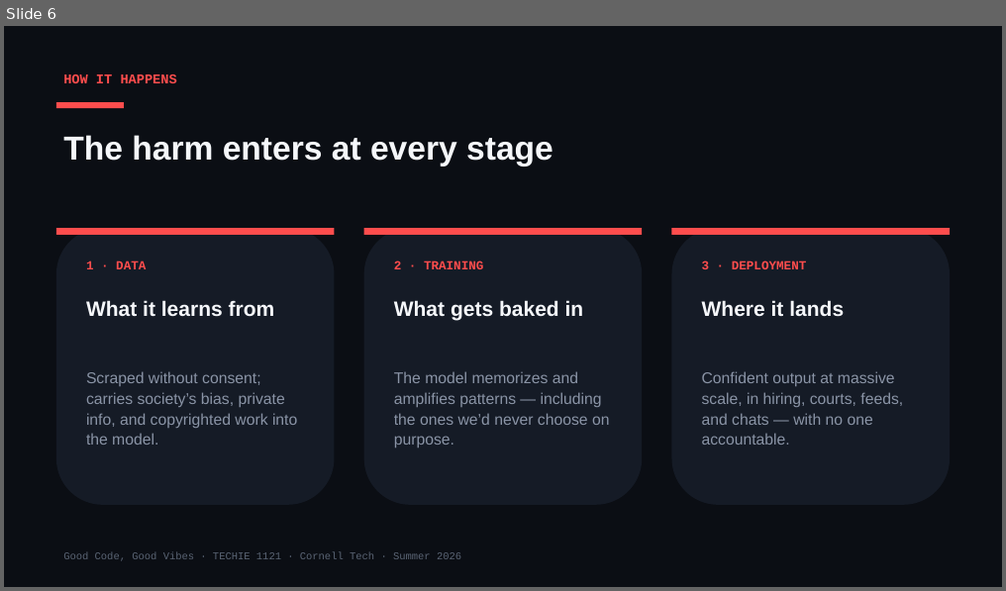
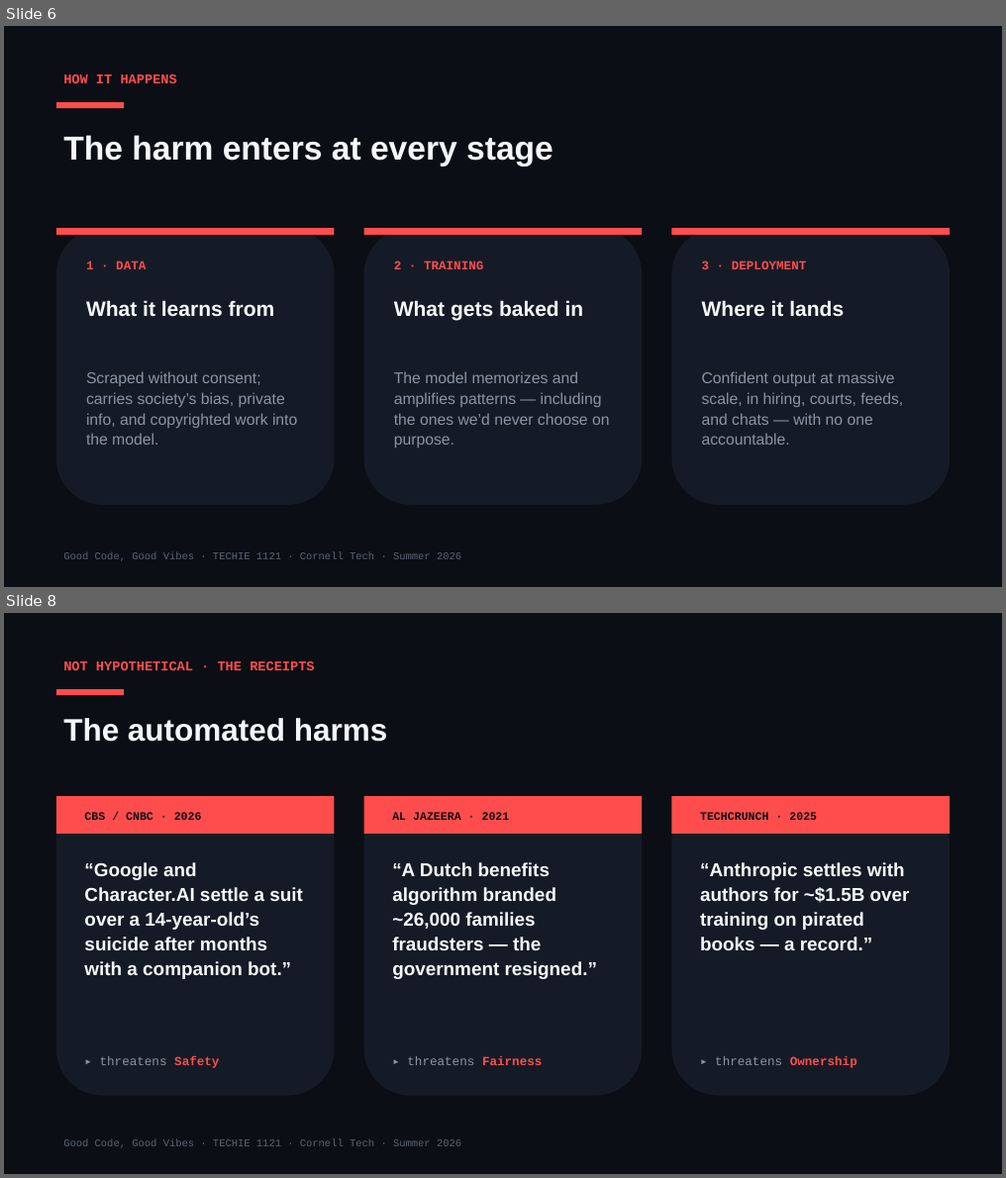
Before and after one commit to Cornell-Tech-Vibe-Coding-Summer-2026/website, a slide deck: slides/Week2-Wed-AI-Against-AI.pptx. Shown one above the other, each under a label of ours: slide 6 before the commit, slides 6 and 8 after it; the slides between them are not shown. The pictures are 1006x591 and 1006x1178 pixels, drawn with LibreOffice and Linux fonts; fonts in the diff are those of the drawing. Boxes give left, top, right and bottom in pixels: in the first picture for what was removed or moved away, otherwise in the second. Text is boxed around its words. In the diff, an @@ line names an element or a change of style, - is before the commit and + after.

```diff
--- a/slides/Week2-Wed-AI-Against-AI.pptx
+++ b/slides/Week2-Wed-AI-Against-AI.pptx
@@ slide 8 added at bbox=[4, 613, 1002, 1174], background #0B0E14 @@
@@ text added at bbox=[63, 662, 314, 670], 13 pt, text #FF4D4D, bold @@
+NOT HYPOTHETICAL · THE RECEIPTS
@@ rectangle added at bbox=[56, 689, 124, 695], fill #FF4D4D @@
@@ text added at bbox=[63, 718, 387, 742], 30 pt, text #F5F7FA, bold @@
+The automated harms
@@ rounded rectangle added at bbox=[56, 796, 334, 1096], fill #151B26 @@
@@ rectangle added at bbox=[56, 796, 334, 834], fill #FF4D4D @@
@@ text added at bbox=[84, 812, 202, 820], 11 pt, text #0B0E14, bold @@
+CBS / CNBC · 2026
@@ rounded rectangle added at bbox=[364, 796, 642, 1096], fill #151B26 @@
@@ rectangle added at bbox=[364, 796, 642, 834], fill #FF4D4D @@
@@ text added at bbox=[392, 812, 510, 820], 11 pt, text #0B0E14, bold @@
+AL JAZEERA · 2021
@@ rounded rectangle added at bbox=[672, 796, 949, 1096], fill #151B26 @@
@@ rectangle added at bbox=[672, 796, 949, 834], fill #FF4D4D @@
@@ text added at bbox=[700, 812, 817, 820], 11 pt, text #0B0E14, bold @@
+TECHCRUNCH · 2025
@@ text added at bbox=[84, 862, 303, 979], 18 pt, text #F5F7FA, bold @@
+“Google and Character.AI settle a suit over a 14-year-old’s suicide after months with a companion bot.”
@@ text added at bbox=[392, 862, 597, 979], 18 pt, text #F5F7FA, bold @@
+“A Dutch benefits algorithm branded ~26,000 families fraudsters — the government resigned.”
@@ text added at bbox=[700, 862, 910, 951], 18 pt, text #F5F7FA, bold @@
+“Anthropic settles with authors for ~$1.5B over training on pirated books — a record.”
@@ text added at bbox=[100, 1057, 219, 1068], 12 pt, text #8A94A6 @@
+▸ threatens Safety
@@ text added at bbox=[407, 1057, 542, 1065], 12 pt, text #8A94A6 @@
+▸ threatens Fairness
@@ text added at bbox=[715, 1057, 857, 1068], 12 pt, text #8A94A6 @@
+▸ threatens Ownership
@@ text added at bbox=[63, 1140, 461, 1149], 10 pt, text #5A6474 @@
+Good Code, Good Vibes · TECHIE 1121 · Cornell Tech · Summer 2026
```
Also in this commit, not shown: 2 slides changed, 1 other slide added, 1 slide removed, 5 other files.
